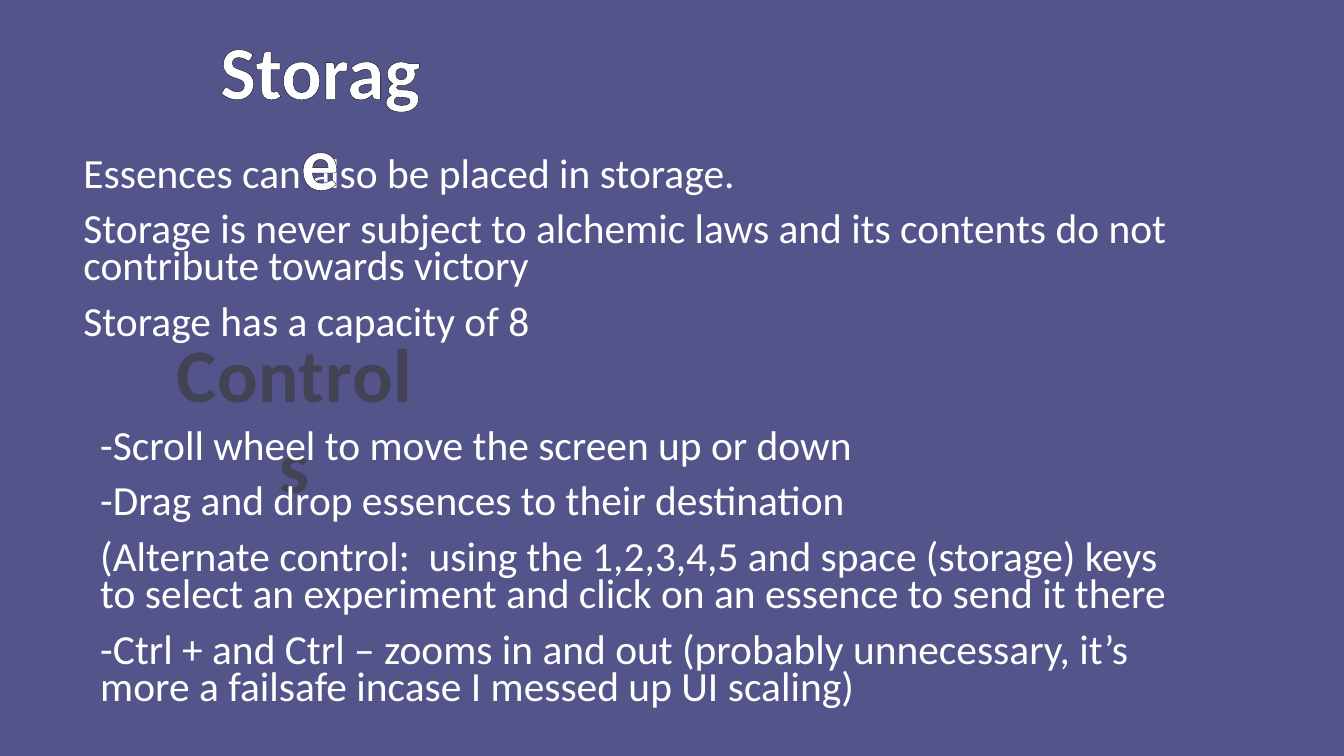
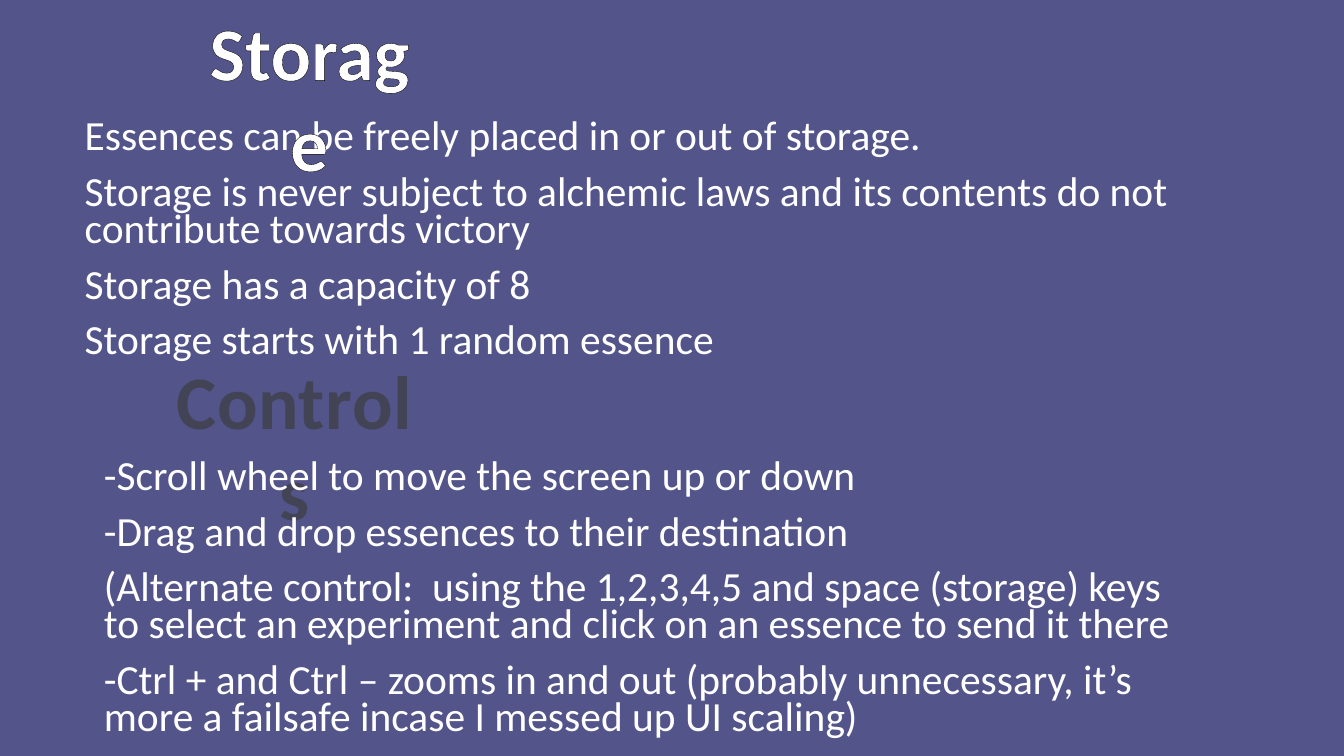
Before and after one commit to ninjacreeper47/Meriam-s-Trial, a slide deck: slide 5 of Assets/How to Play/Instructions.pptx. Drawn at 1344x756 pixels with LibreOffice and Linux fonts; fonts in the diff are those of the drawing. Boxes give left, top, right and bottom in pixels: in the first picture for what was removed or moved away, otherwise in the second. Text is boxed around its words. In the diff, an @@ line names an element or a change of style, - is before the commit and + after.

```diff
--- a/Assets/How to Play/Instructions.pptx
+++ b/Assets/How to Play/Instructions.pptx
@@ text "Storage": place and size @@
-text "Storage" at bbox=[600, 162, 735, 195]
+text "Storage" at bbox=[786, 124, 921, 157]
@@ text "Essences can be freely placed ...": place and size @@
-text "Essences can be freely placed ..." at bbox=[83, 154, 1166, 343]
+text "Essences can be freely placed ..." at bbox=[85, 121, 1167, 361]
@@ text at bbox=[85, 121, 777, 161]: text changed @@
-Essences can also be placed in storage.
+Essences can be freely placed in or out of storage.
@@ text at bbox=[85, 325, 713, 361]: paragraph added @@
+Storage starts with 1 random essence
@@ text "Controls": place and size @@
-text "Controls" at bbox=[156, 323, 434, 424]
+text "Controls" at bbox=[156, 349, 434, 451]
@@ text "-Scroll wheel to move the ...": place and size @@
-text "-Scroll wheel to move the ..." at bbox=[100, 431, 1166, 708]
+text "-Scroll wheel to move the ..." at bbox=[104, 461, 1170, 738]
```
Also in this commit, not shown: 1 other slide changed, 11 other files.
